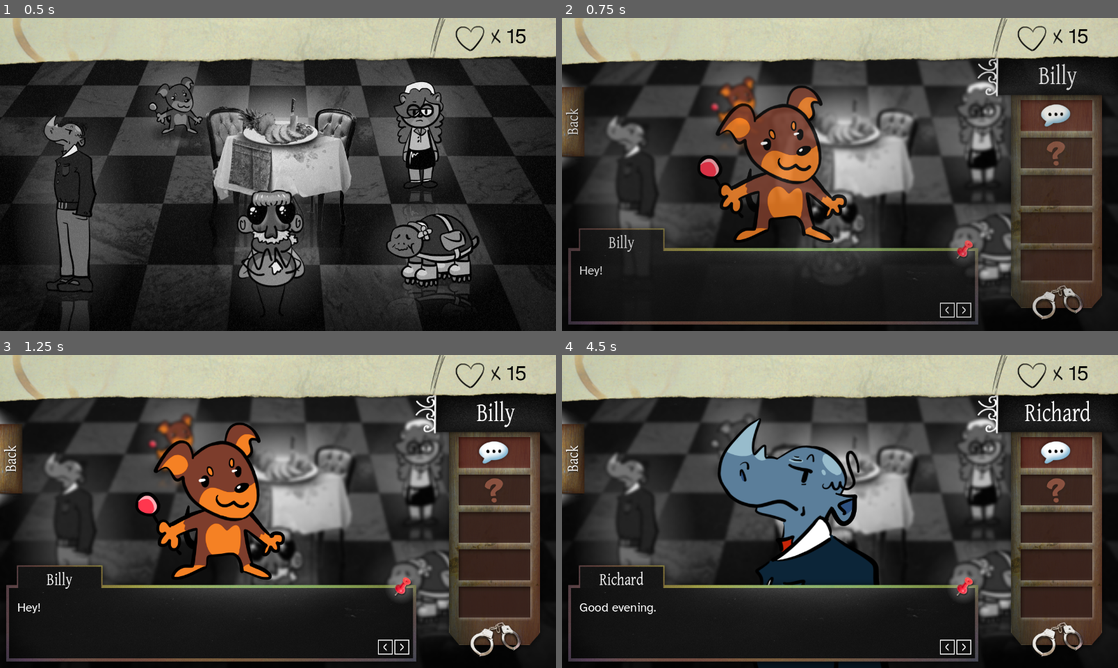
Above: before the commit, frames 1-4 (two rows, left to right).
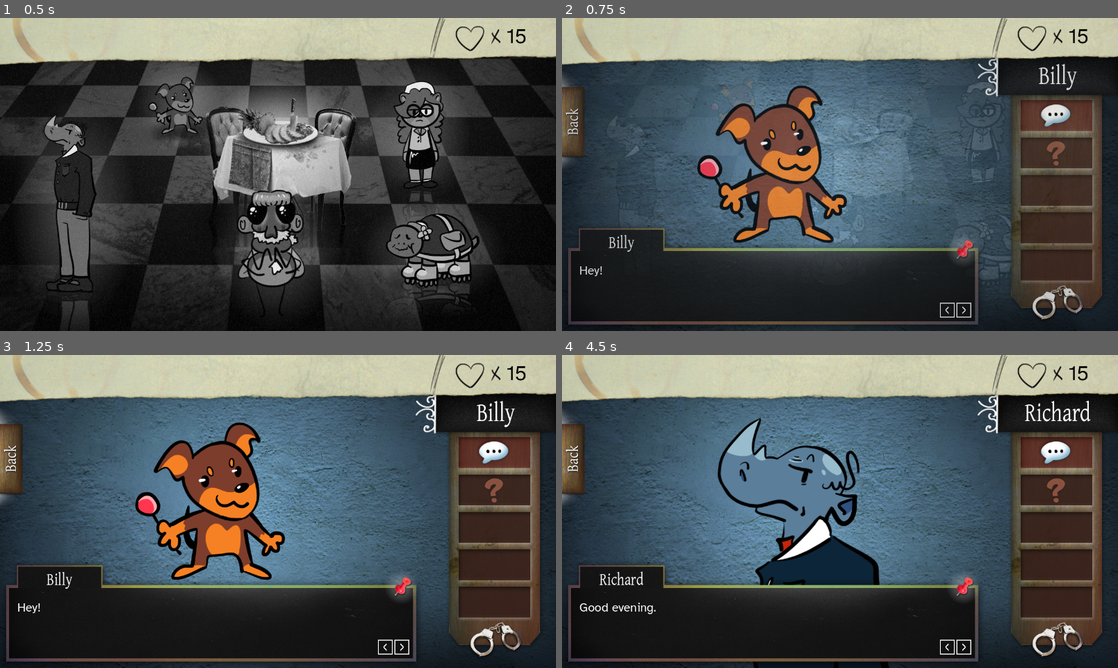
Above: after the commit, the same moments.

Repository: KettLovahr/murder-for-dessert
Game: Godot game, scene res://Scenes/MainScene.tscn
Same seed, same stepped clock (60 frames per second), same inputs: the game is played once before the commit and once after it.
Inputs (mouse positions are in pixels of both pictures, inside the frame that each line leads up to):
- Up to frame 1 (0.5 s): no input
- Up to frame 2 (0.75 s): click (739, 105) at 0.5 s
- Up to frame 3 (1.25 s): no input
- Up to frame 4 (4.5 s): click (962, 646) at 1.25 s; click (984, 480) at 2 s; click (962, 646) at 2.75 s; click (634, 564) at 3.5 s; click (840, 592) at 4.25 s

Frame 1 is identical in both runs. In frame 2, 38% of the frame differs, in the area x 0-100%, y 12-100%; in frame 3, 41%; in frame 4, 39%.

Commit message:
Pin fail dialogue

Diff:
--- /dev/null
+++ b/Assets/DialogueScenes/FailDialogue/BethanyFail.tres
@@ -0,0 +1,16 @@
+[gd_resource type="Resource" script_class="DialogueScene" load_steps=5 format=3 uid="uid://gnalftvvg32d"]
+
+[ext_resource type="Script" uid="uid://bpqxvagkkj531" path="res://Util/DialogueLine.gd" id="1_gd6wg"]
+[ext_resource type="Resource" uid="uid://6o8k7msmm58o" path="res://Assets/Speakers/SpeakerBethany.tres" id="2_1t1e4"]
+[ext_resource type="Script" uid="uid://cbv2lkkta35mj" path="res://Util/DialogueScene.gd" id="2_e7g1b"]
+
+[sub_resource type="Resource" id="Resource_ith3u"]
+script = ExtResource("1_gd6wg")
+speaker = ExtResource("2_1t1e4")
+line = "Hmm? Can you speak up, dear? I can't hear you all that well."
+metadata/_custom_type_script = "uid://bpqxvagkkj531"
+
+[resource]
+script = ExtResource("2_e7g1b")
+lines = Array[ExtResource("1_gd6wg")]([SubResource("Resource_ith3u")])
+metadata/_custom_type_script = "uid://cbv2lkkta35mj"
--- /dev/null
+++ b/Assets/DialogueScenes/FailDialogue/BillyFail.tres
@@ -0,0 +1,16 @@
+[gd_resource type="Resource" script_class="DialogueScene" load_steps=5 format=3 uid="uid://0aj1f7xu0j0"]
+
+[ext_resource type="Script" uid="uid://bpqxvagkkj531" path="res://Util/DialogueLine.gd" id="1_4ori3"]
+[ext_resource type="Resource" uid="uid://ce8jddxao0kbu" path="res://Assets/Speakers/SpeakerBilly.tres" id="2_1i01n"]
+[ext_resource type="Script" uid="uid://cbv2lkkta35mj" path="res://Util/DialogueScene.gd" id="2_eosnt"]
+
+[sub_resource type="Resource" id="Resource_wpxm0"]
+script = ExtResource("1_4ori3")
+speaker = ExtResource("2_1i01n")
+line = "No way, man!"
+metadata/_custom_type_script = "uid://bpqxvagkkj531"
+
+[resource]
+script = ExtResource("2_eosnt")
+lines = Array[ExtResource("1_4ori3")]([SubResource("Resource_wpxm0")])
+metadata/_custom_type_script = "uid://cbv2lkkta35mj"
--- /dev/null
+++ b/Assets/DialogueScenes/FailDialogue/PennyFail.tres
@@ -0,0 +1,16 @@
+[gd_resource type="Resource" script_class="DialogueScene" load_steps=5 format=3 uid="uid://buw0hodpoqj30"]
+
+[ext_resource type="Script" uid="uid://bpqxvagkkj531" path="res://Util/DialogueLine.gd" id="1_q1sv5"]
+[ext_resource type="Resource" uid="uid://dsofx6suvp8el" path="res://Assets/Speakers/SpeakerPenny.tres" id="2_2t0hy"]
+[ext_resource type="Script" uid="uid://cbv2lkkta35mj" path="res://Util/DialogueScene.gd" id="2_jei88"]
+
+[sub_resource type="Resource" id="Resource_b4hue"]
+script = ExtResource("1_q1sv5")
+speaker = ExtResource("2_2t0hy")
+line = "Huh? What are you on about?"
+metadata/_custom_type_script = "uid://bpqxvagkkj531"
+
+[resource]
+script = ExtResource("2_jei88")
+lines = Array[ExtResource("1_q1sv5")]([SubResource("Resource_b4hue")])
+metadata/_custom_type_script = "uid://cbv2lkkta35mj"
--- /dev/null
+++ b/Assets/DialogueScenes/FailDialogue/RichardFail.tres
@@ -0,0 +1,16 @@
+[gd_resource type="Resource" script_class="DialogueScene" load_steps=5 format=3 uid="uid://bbv37ol8fbmbl"]
+
+[ext_resource type="Script" uid="uid://bpqxvagkkj531" path="res://Util/DialogueLine.gd" id="1_ns75l"]
+[ext_resource type="Resource" uid="uid://1mkrxxaulhtu" path="res://Assets/Speakers/SpeakerRichard.tres" id="2_m42el"]
+[ext_resource type="Script" uid="uid://cbv2lkkta35mj" path="res://Util/DialogueScene.gd" id="2_qlu6w"]
+
+[sub_resource type="Resource" id="Resource_tr58t"]
+script = ExtResource("1_ns75l")
+speaker = ExtResource("2_m42el")
+line = "I'm not sure what you're trying to say."
+metadata/_custom_type_script = "uid://bpqxvagkkj531"
+
+[resource]
+script = ExtResource("2_qlu6w")
+lines = Array[ExtResource("1_ns75l")]([SubResource("Resource_tr58t")])
+metadata/_custom_type_script = "uid://cbv2lkkta35mj"
--- /dev/null
+++ b/Assets/DialogueScenes/FailDialogue/ZamoraFail.tres
@@ -0,0 +1,16 @@
+[gd_resource type="Resource" script_class="DialogueScene" load_steps=5 format=3 uid="uid://brwthv5nde5f3"]
+
+[ext_resource type="Script" uid="uid://bpqxvagkkj531" path="res://Util/DialogueLine.gd" id="1_3bor6"]
+[ext_resource type="Resource" uid="uid://dmkdowsawsdk3" path="res://Assets/Speakers/SpeakerZamora.tres" id="2_1cluu"]
+[ext_resource type="Script" uid="uid://cbv2lkkta35mj" path="res://Util/DialogueScene.gd" id="2_k68yp"]
+
+[sub_resource type="Resource" id="Resource_jljdu"]
+script = ExtResource("1_3bor6")
+speaker = ExtResource("2_1cluu")
+line = "Huh? You are a real detective, yes?"
+metadata/_custom_type_script = "uid://bpqxvagkkj531"
+
+[resource]
+script = ExtResource("2_k68yp")
+lines = Array[ExtResource("1_3bor6")]([SubResource("Resource_jljdu")])
+metadata/_custom_type_script = "uid://cbv2lkkta35mj"
--- a/GameManager.gd
+++ b/GameManager.gd
@@ -1,9 +1,13 @@
 extends Node
 
 var pins: Array[DialogueLine]
-var lives: int = 15
+var lives: int = 15:
+	set(v):
+		life_count_changed.emit(v)
+		lives = v
 
 signal line_added(line: DialogueLine)
+signal life_count_changed(amount: int)
 
 @onready var trees: Dictionary[String, DialogueTree] = {
 	"BETHANY": preload("res://Assets/DialogueScenes/Trees/bethany_tree.tres"),
@@ -11,6 +15,14 @@
 	"PENNY": preload("res://Assets/DialogueScenes/Trees/penny_tree.tres"),
 	"RICHARD": preload("res://Assets/DialogueScenes/Trees/richard_tree.tres"),
 	"ZAMORA": preload("res://Assets/DialogueScenes/Trees/zamora_tree.tres"),
+}
+
+@onready var fail_scenes: Dictionary[String, DialogueScene] = {
+	"BETHANY": preload("res://Assets/DialogueScenes/FailDialogue/BethanyFail.tres"),
+	"BILLY": preload("res://Assets/DialogueScenes/FailDialogue/BillyFail.tres"),
+	"PENNY": preload("res://Assets/DialogueScenes/FailDialogue/PennyFail.tres"),
+	"RICHARD": preload("res://Assets/DialogueScenes/FailDialogue/RichardFail.tres"),
+	"ZAMORA": preload("res://Assets/DialogueScenes/FailDialogue/ZamoraFail.tres"),
 }
 
 func _ready() -> void:
--- a/Scenes/DialogueUi.gd
+++ b/Scenes/DialogueUi.gd
@@ -140,6 +140,8 @@
 	dialogue = scene
 	reset()
 
+func get_current_displayed_line() -> DialogueLine:
+	return dialogue.lines[current_line]
 
 func _on_texture_button_pressed() -> void:
 	scene_completed.emit()
--- a/Scenes/DialogueUi.tscn
+++ b/Scenes/DialogueUi.tscn
@@ -1,7 +1,7 @@
-[gd_scene load_steps=26 format=3 uid="uid://bdqsnds01xtpa"]
+[gd_scene load_steps=25 format=3 uid="uid://bdqsnds01xtpa"]
 
 [ext_resource type="Script" uid="uid://d0krvq2qslisc" path="res://Scenes/DialogueUi.gd" id="1_qtu1s"]
-[ext_resource type="Shader" uid="uid://dl3psdk7hgtqd" path="res://Scenes/blur_background.gdshader" id="2_bpahb"]
+[ext_resource type="Texture2D" uid="uid://bo27j8t0po0d7" path="res://Assets/Textures/bg_interrog.png" id="2_g62iv"]
 [ext_resource type="Texture2D" uid="uid://dve8gvkiw7bp5" path="res://Assets/Textures/Conversation/conversation_bg_fade.png" id="3_5f4ax"]
 [ext_resource type="Script" uid="uid://dw81rpjj2x4x8" path="res://Scenes/CharacterSprite.gd" id="3_ia0ow"]
 [ext_resource type="Texture2D" uid="uid://cua7qrb5lu03b" path="res://Assets/Textures/Conversation/dialogue_box.png" id="4_vmg8r"]
@@ -18,9 +18,6 @@
 [ext_resource type="Texture2D" uid="uid://bushwh74msypa" path="res://Assets/Textures/Conversation/back_click.png" id="16_nxj7p"]
 [ext_resource type="Texture2D" uid="uid://d028am615nwx6" path="res://Assets/Textures/Conversation/back_hover.png" id="17_gnsvr"]
 
-[sub_resource type="ShaderMaterial" id="ShaderMaterial_vxeye"]
-shader = ExtResource("2_bpahb")
-
 [sub_resource type="Animation" id="Animation_g62iv"]
 length = 0.001
 tracks/0/type = "value"
@@ -173,7 +170,6 @@
 }
 
 [node name="DialogueUi" type="Control"]
-visible = false
 layout_mode = 3
 anchors_preset = 15
 anchor_right = 1.0
@@ -182,14 +178,9 @@
 grow_vertical = 2
 script = ExtResource("1_qtu1s")
 
-[node name="ColorRect" type="ColorRect" parent="."]
-material = SubResource("ShaderMaterial_vxeye")
-layout_mode = 1
-anchors_preset = 15
-anchor_right = 1.0
-anchor_bottom = 1.0
-grow_horizontal = 2
-grow_vertical = 2
+[node name="ColorRect" type="Sprite2D" parent="."]
+texture = ExtResource("2_g62iv")
+centered = false
 
 [node name="CharacterSprite" type="Sprite2D" parent="."]
 centered = false
--- a/Scenes/IntroScene.tscn
+++ b/Scenes/IntroScene.tscn
@@ -15,5 +15,11 @@
 [node name="FilmGrain" parent="." instance=ExtResource("4_pseuf")]
 
 [node name="DialogueUi" parent="." instance=ExtResource("3_d4qc4")]
+visible = false
+
+[node name="ColorRect" parent="DialogueUi" index="0"]
+visible = false
 
 [connection signal="scene_completed" from="DialogueUi" to="." method="_on_dialogue_ui_scene_completed"]
+
+[editable path="DialogueUi"]
--- a/Scenes/MainScene.tscn
+++ b/Scenes/MainScene.tscn
@@ -17,6 +17,7 @@
 layer = 2
 
 [node name="DialogueUi" parent="UILayer" instance=ExtResource("1_hpc76")]
+visible = false
 
 [node name="Inventory" parent="UILayer" instance=ExtResource("3_nhkr4")]
 
@@ -55,3 +56,4 @@
 
 [connection signal="scene_requested" from="GameLayer/Hub" to="." method="_on_hub_scene_requested"]
 [connection signal="scene_completed" from="UILayer/DialogueUi" to="." method="_on_dialogue_ui_scene_completed"]
+[connection signal="pin_used" from="UILayer/Inventory" to="." method="_on_inventory_pin_used"]
--- a/Scenes/PinButton.gd
+++ b/Scenes/PinButton.gd
@@ -15,6 +15,7 @@
 
 func _on_use_button_pressed() -> void:
 	use_line.emit(associated_line)
+	$Tooltip.visible = false
 
 func _on_delete_button_pressed() -> void:
 	delete_line.emit(associated_line)
--- a/Scenes/inventory.gd
+++ b/Scenes/inventory.gd
@@ -2,9 +2,11 @@
 
 var pin_button: PackedScene = preload("res://Scenes/PinButton.tscn")
 
+signal pin_used(line: DialogueLine)
+
 func _ready() -> void:
 	GameManager.line_added.connect(_on_line_added)
-
+	GameManager.life_count_changed.connect(_on_life_count_changed)
 
 func _update_buttons() -> void:
 	for child in $InventoryContainer.get_children():
@@ -14,6 +16,7 @@
 		new_button.associated_line = line
 		new_button.requested_visibility.connect(_handle_visibility)
 		new_button.delete_line.connect(_handle_delete)
+		new_button.use_line.connect(_handle_use)
 		$InventoryContainer.add_child(new_button)
 
 func _on_line_added(_line: DialogueLine) -> void:
@@ -28,3 +31,9 @@
 func _handle_delete(line: DialogueLine) -> void:
 	GameManager.delete_pin(line)
 	_update_buttons()
+
+func _handle_use(line: DialogueLine):
+	pin_used.emit(line)
+
+func _on_life_count_changed(lives: int):
+	$LivesLabel.text = "%d" % [lives]
--- a/Scenes/main_scene.gd
+++ b/Scenes/main_scene.gd
@@ -17,3 +17,13 @@
 			tree.level_1_scene,
 			tree
 		)
+
+func _on_inventory_pin_used(pin: DialogueLine) -> void:
+	var shown_line: DialogueLine = $UILayer/DialogueUi.get_current_displayed_line()
+	if shown_line.refutation == pin:
+		pass # Unlock next scene
+	else:
+		var tree: DialogueTree = $UILayer/DialogueUi.tree
+		var new_scene = GameManager.fail_scenes[tree.culprit.to_upper()]
+		$UILayer/DialogueUi._handle_change_scene(new_scene)
+		GameManager.lives -= 1
Binary file added: Assets/Textures/bg_interrog.png
Not shown, added: Assets/Textures/bg_interrog.png.import
